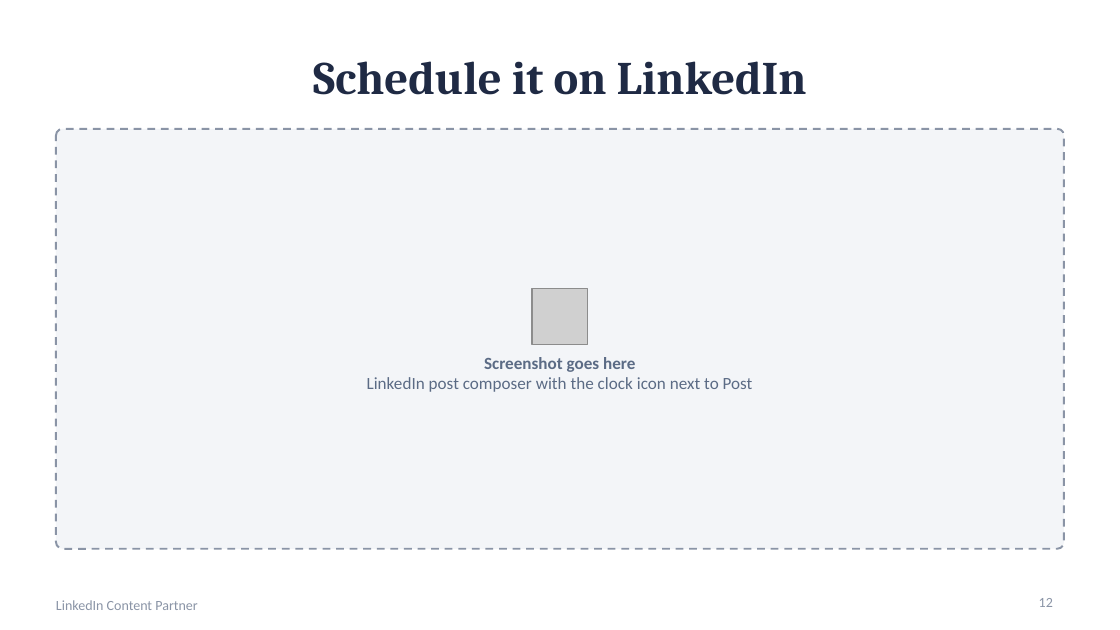
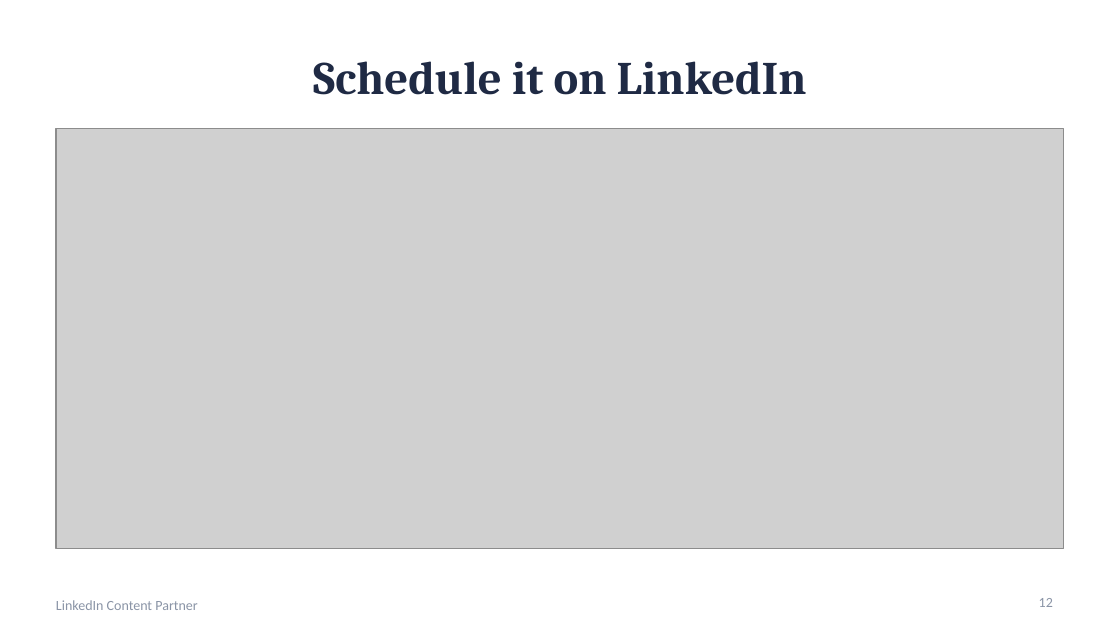
Before and after one commit to crystaljonespmp/LinkedIn-Content-Partner, a slide deck: slide 12 of PowerPoint/LinkedIn-Content-Partner-Setup-Slides.pptx. Drawn at 1120x630 pixels with LibreOffice and Linux fonts; fonts in the diff are those of the drawing; grey boxes stand for pictures. Boxes give left, top, right and bottom in pixels: in the first picture for what was removed or moved away, otherwise in the second. Text is boxed around its words. In the diff, an @@ line names an element or a change of style, - is before the commit and + after.

```diff
--- a/PowerPoint/LinkedIn-Content-Partner-Setup-Slides.pptx
+++ b/PowerPoint/LinkedIn-Content-Partner-Setup-Slides.pptx
@@ rounded rectangle removed at (56, 129, 1064, 549) @@
@@ picture added at (56, 129, 1064, 549) @@
@@ picture removed at (532, 289, 588, 345) @@
@@ text removed at (367, 357, 753, 392) @@
-Screenshot goes here
-LinkedIn post composer with the clock icon next to Post
```
Also in this commit, not shown: 2 other slides changed.
